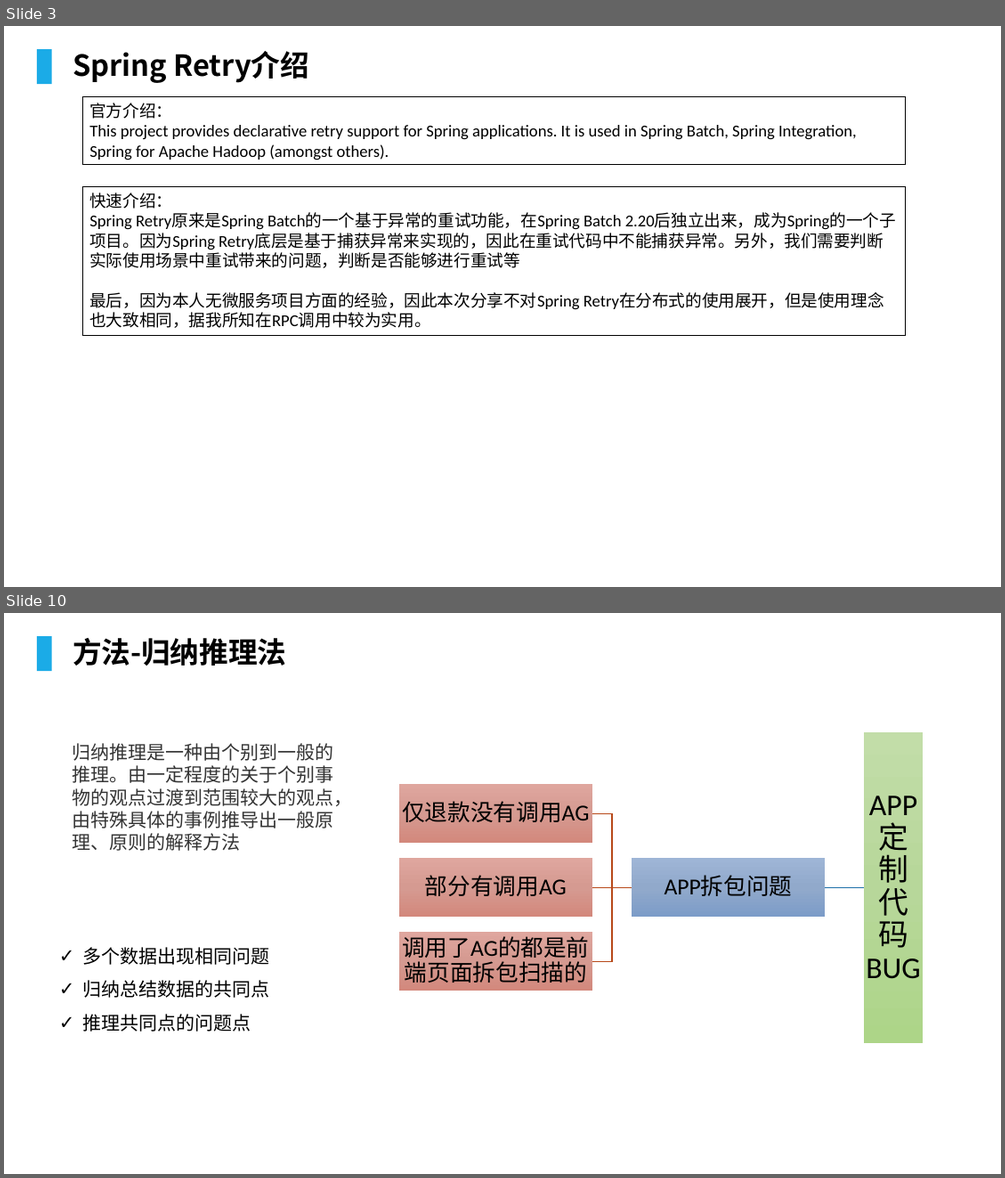
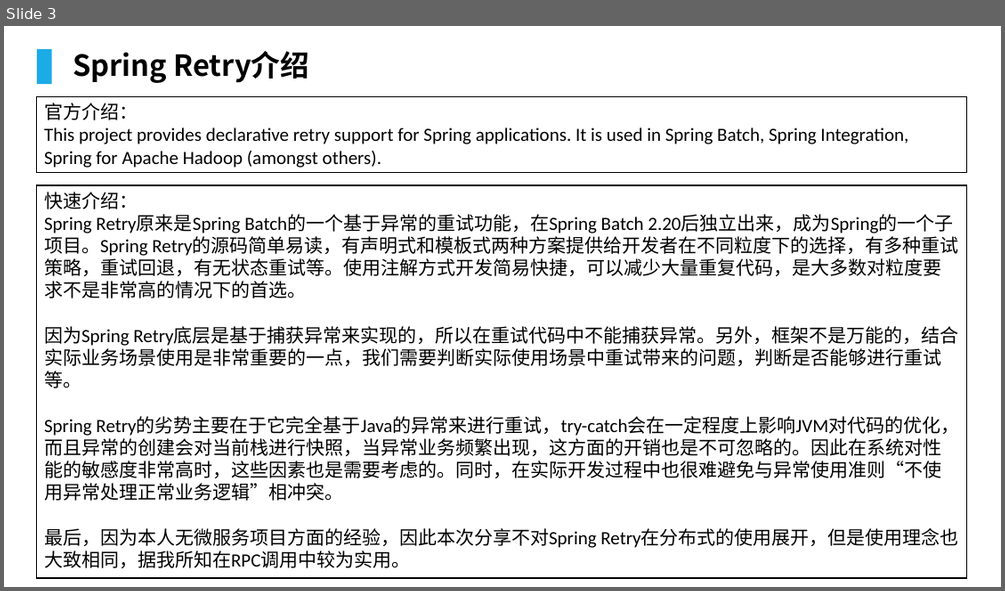
Before and after one commit to lcc929/notes, a slide deck: Spring-Retry.pptx. Shown one above the other, each under a label of ours: slides 3 and 10 before the commit, slide 3 after it; the slides between them are not shown. The pictures are 1005x1178 and 1005x591 pixels, drawn with LibreOffice and Linux fonts; fonts in the diff are those of the drawing; background and template pictures are left out. Boxes give left, top, right and bottom in pixels: in the first picture for what was removed or moved away, otherwise in the second. Text is boxed around its words. In the diff, an @@ line names an element or a change of style, - is before the commit and + after.

Commit message:
完成spring retry 分享ppt

```diff
--- a/Spring-Retry.pptx
+++ b/Spring-Retry.pptx
@@ slide 10 removed at (x1=4, y1=613, x2=1001, y2=1174), background picture (left out) @@
@@ rectangle removed at (x1=37, y1=636, x2=52, y2=671) @@
@@ text removed at (x1=73, y1=638, x2=286, y2=666) @@
-方法-归纳推理法
@@ text removed at (x1=73, y1=743, x2=353, y2=851) @@
-归纳推理是一种由个别到一般的推理。由一定程度的关于个别事物的观点过渡到范围较大的观点，由特殊具体的事例推导出一般原理、原则的解释方法
@@ text removed at (x1=82, y1=947, x2=269, y2=1031) @@
-✓ 多个数据出现相同问题
-✓ 归纳总结数据的共同点
-✓ 推理共同点的问题点
@@ group removed at (x1=399, y1=731, x2=923, y2=1043): 5 rectangles, 5 texts, 4 freeform shapes @@
-APP定制代码BUG
-APP拆包问题
-仅退款没有调用AG
-部分有调用AG
-调用了AG的都是前端页面拆包扫描的
@@ slide 3 changed as well @@
@@ rectangle "官方介绍：" resized from (x1=82, y1=97, x2=905, y2=165) to (x1=37, y1=97, x2=967, y2=173) @@
@@ rectangle "官方介绍：" at (x1=37, y1=97, x2=967, y2=173): size 16 to 18 pt; fill #FFFFFF to none @@
@@ rectangle "快速介绍：" resized from (x1=82, y1=187, x2=905, y2=335) to (x1=37, y1=185, x2=967, y2=578) @@
@@ rectangle "快速介绍：" at (x1=37, y1=185, x2=967, y2=578): fill #FFFFFF to none @@
@@ text in rectangle at (x1=44, y1=192, x2=958, y2=568): size 16 to 18 pt in "快速介绍：", "最后，因为本人无微服务项目方面的经验，因此本次分享不对Spring Retry在分布式的使用展开，但是使用理念也大致相同 ..." @@
@@ text in rectangle at (x1=44, y1=214, x2=959, y2=500): text changed; size 16 to 18 pt @@
-Spring Retry原来是Spring Batch的一个基于异常的重试功能，在Spring Batch 2.20后独立出来，成为Spring的一个子项目。因为Spring Retry底层是基于捕获异常来实现的，因此在重试代码中不能捕获异常。另外，我们需要判断实际使用场景中重试带来的问题，判断是否能够进行重试等
+Spring Retry原来是Spring Batch的一个基于异常的重试功能，在Spring Batch 2.20后独立出来，成为Spring的一个子项目。Spring Retry的源码简单易读，有声明式和模板式两种方案提供给开发者在不同粒度下的选择，有多种重试策略，重试回退，有无状态重试等。使用注解方式开发简易快捷，可以减少大量重复代码，是大多数对粒度要求不是非常高的情况下的首选。
+因为Spring Retry底层是基于捕获异常来实现的，所以在重试代码中不能捕获异常。另外，框架不是万能的，结合实际业务场景使用是非常重要的一点，我们需要判断实际使用场景中重试带来的问题，判断是否能够进行重试等。
+Spring Retry的劣势主要在于它完全基于Java的异常来进行重试，try-catch会在一定程度上影响JVM对代码的优化，而且异常的创建会对当前栈进行快照，当异常业务频繁出现，这方面的开销也是不可忽略的。因此在系统对性能的敏感度非常高时，这些因素也是需要考虑的。同时，在实际开发过程中也很难避免与异常使用准则“不使用异常处理正常业务逻辑”相冲突。
```
Also in this commit, not shown: 2 other slides changed, 4 slides added, 18 other slides removed.
